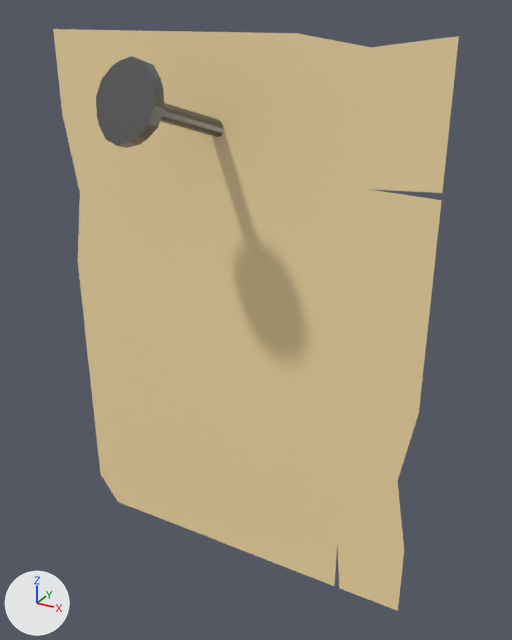
The FBX model Assets/Project/Art/Models/Props/Clues/Note_A4_Pinned.fbx as it was, and as the next commit left it.
Both versions are drawn from a 50 mm camera at (-0.117, -0.298, 0.849) aimed at (-0.287, 0.011, 0.695). Arrows for +X, +Y and +Z are at lower left; the lights stay in place. The picture after the commit comes second. Where no turn or scale is listed for an object, it has been applied to the vertices.
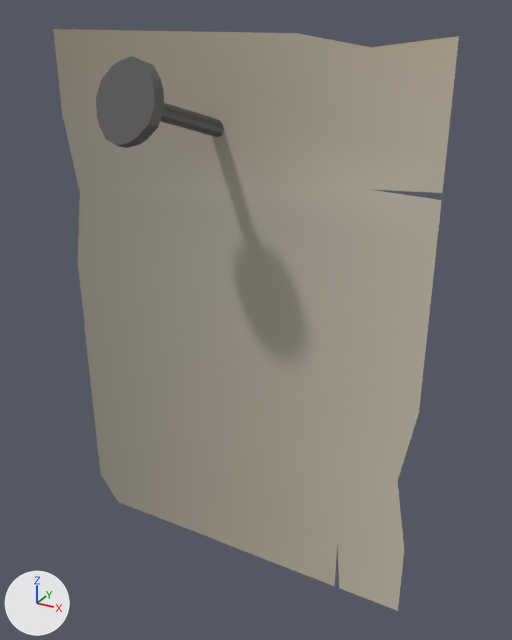
The newer file is also turned or shifted as a whole; pictures and numbers use the older file's frame.

Where the change shows, as pixel boxes [x1, y1, x2, y2] in the pictures (512 x 640 px):
'Cube.001', recoloured, surface changed (beige to grey): [53, 29, 459, 611] in both
part 1 of me_cube_029, recoloured (beige to grey): [53, 29, 459, 611] in both
part 2 of me_cube_029, recoloured (darker): [96, 56, 224, 148] in both
part 3 of me_cube_029, surface changed (beige to grey): [53, 29, 459, 611] in both

The change, as a diff of the scene's bpy script:
```diff
--- a/Assets/Project/Art/Models/Props/Clues/Note_A4_Pinned.fbx.py
+++ b/Assets/Project/Art/Models/Props/Clues/Note_A4_Pinned.fbx.py
@@ img_maincolorpalette_png @@
+img_maincolorpalette_png = load_image('MainColorPalette.png', '../../../Textures/MainColorPalette/MainColorPalette.png', 120, 120, 'sRGB')
@@ mat_maincolorpalette @@
+mat_maincolorpalette = principled_material('MainColorPalette')
+mat_maincolorpalette.texture = img_maincolorpalette_png
@@ me_cube_029 @@
 me_cube_029.from_pydata(...)  # 127 vertices, 126 faces; spans x -0.105..0.105, y -0.062..0.069, z -0.148..0.148
 # used by ob_cube_001; location = (-0.2958, 0.0003, 0.6909)
+# me_cube_029 part 1: all 83 faces that had it switch from mat_paper (beige #fde3ac) to mat_maincolorpalette (picture img_maincolorpalette_png)
+# me_cube_029 part 2: all 43 faces that had it switch from mat_metal (grey #777777) to mat_maincolorpalette (picture img_maincolorpalette_png)
+# me_cube_029 part 3: texture (UV) coordinates of 126 of 126 faces, centred in x -0.105..0.105, y -0.059..0.065, z -0.148..0.148, changed; they spanned u 0.0..1.0, v 0.0..1.0 and now span u 0.18..0.27, v 0.34..0.63
```
